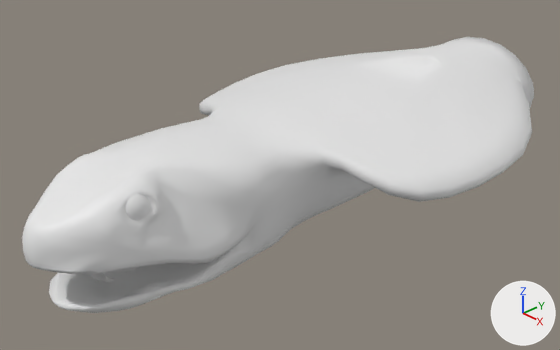
Before and after pictures for a commit that changed the Blender file blender/snake1.blend.
One viewpoint serves both versions: a 50 mm lens placed at (0.1678, -0.1798, 0.1303), pointed at (-0.0041, -0.0183, 0.015). The lights are fixed; the arrows at lower right show +X, +Y and +Z.

Objects in the first picture: 'COBRA'.
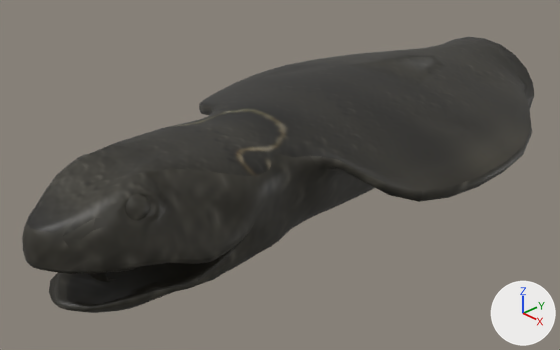
Edits to the scene script, one JSON object a line:
```json
{"op": "add", "block": "img_cobra_tif", "code": ["img_cobra_tif = load_image('COBRA.TIF', '../resources/snake/COBRA.TIF', 400, 1733, 'sRGB')"]}
{"op": "add", "block": "mat_material", "code": ["mat_material = principled_material('Material')", "mat_material.texture = img_cobra_tif"]}
{"block": "me_cobra", "where": "me_cobra.from_pydata(...)  # 1526 vertices, 2960 faces; spans x -0.058..0.058, y 0.001..0.042, z -0.155..0.048"}
{"op": "add", "block": "me_cobra", "code": "me_cobra.materials.append(mat_material)  # picture img_cobra_tif"}
```

What differs and where, as boxes (x1, y1, x2, y2) in the pictures (560 x 350 px):
```json
{"object": "COBRA", "change": "recoloured", "before": [22, 37, 534, 313], "after": [22, 37, 534, 313], "on screen": "white to black"}
```
